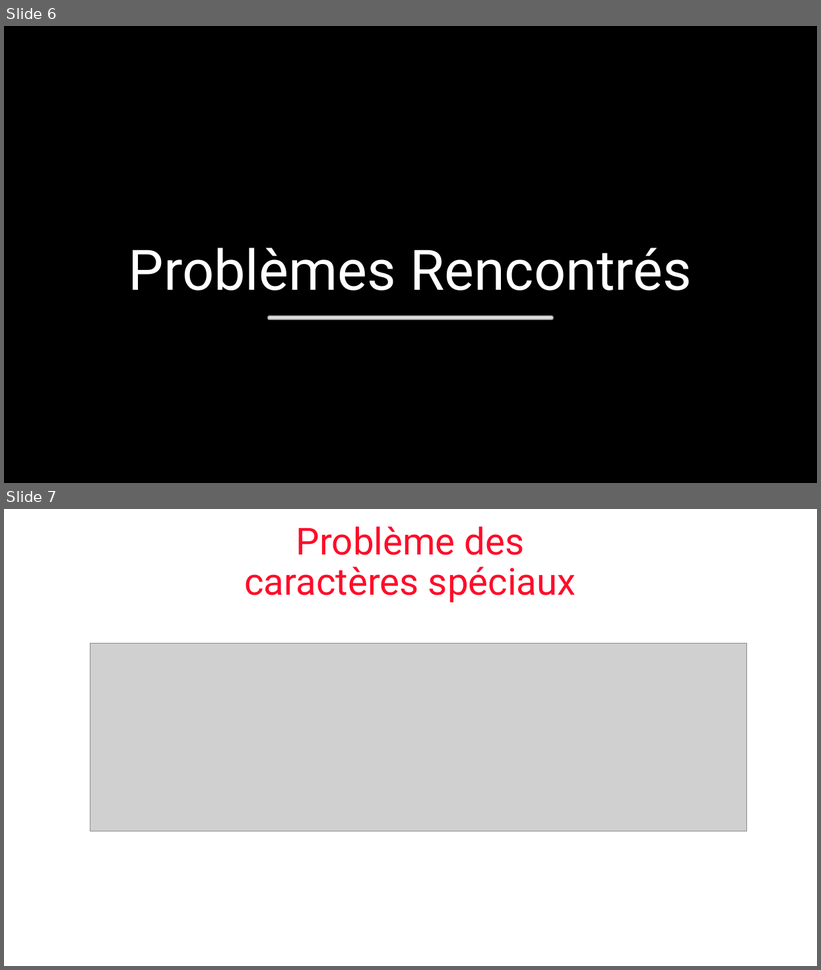
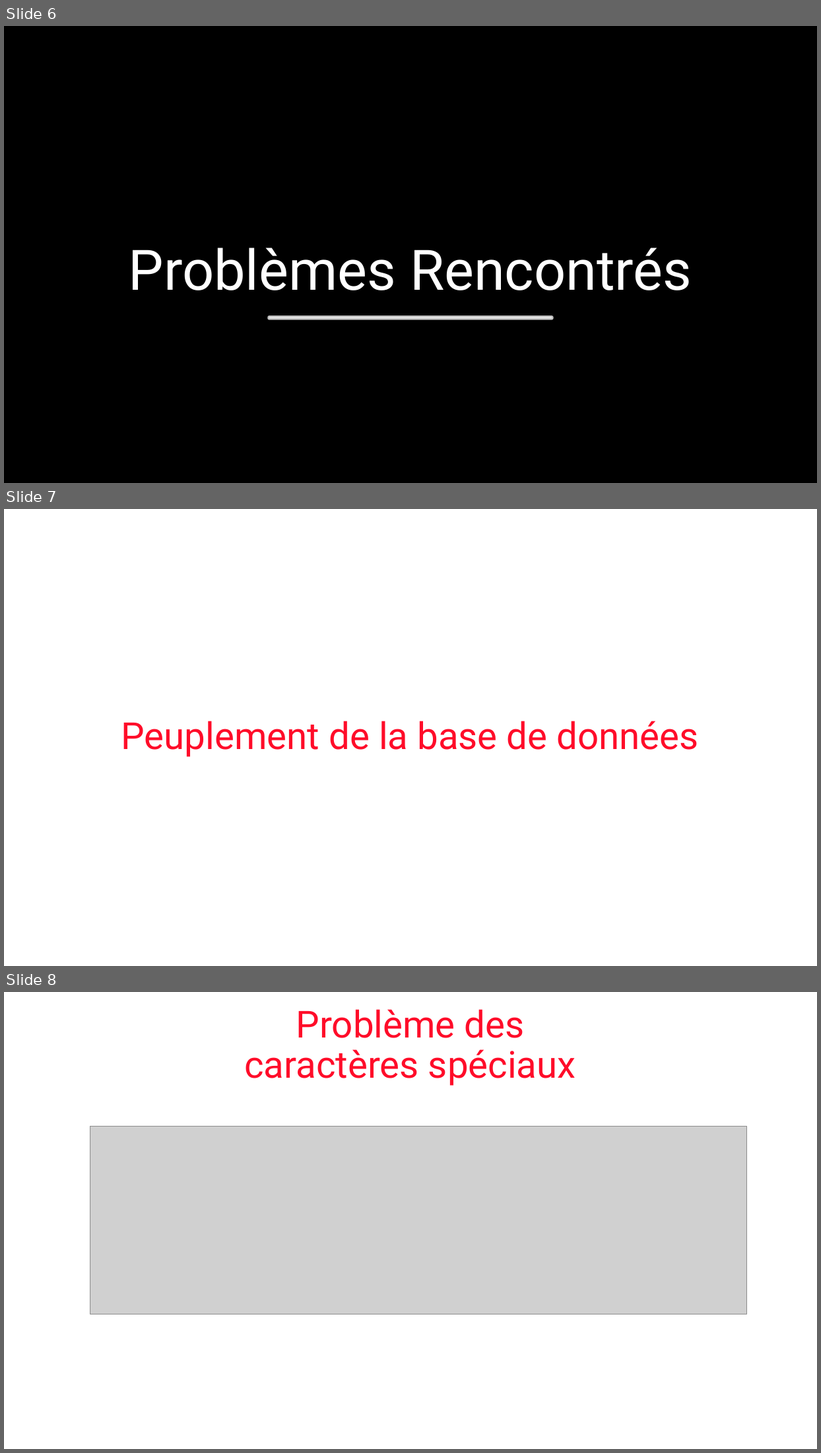
Before and after one commit to GabrielCoquillet/pokedex, a slide deck: Pokedex.odp. Shown one above the other, each under a label of ours: slides 6 and 7 before the commit, slides 6, 7 and 8 after it. The pictures are 821x970 and 821x1453 pixels, drawn with LibreOffice and Linux fonts; fonts in the diff are those of the drawing; grey boxes stand for pictures; background and template pictures are left out; a plain dark background stands for a picture behind light text. Boxes give left, top, right and bottom in pixels: in the first picture for what was removed or moved away, otherwise in the second. Text is boxed around its words. In the diff, an @@ line names an element or a change of style, - is before the commit and + after.

```diff
--- a/Pokedex.odp
+++ b/Pokedex.odp
@@ slide 7 added at [4,509,817,966], background picture (left out) @@
@@ title added at [121,721,699,757], 44 pt, text #FF0C29 @@
+Peuplement de la base de données
@@ what was slide 7 is now slide 8 @@
```
Also in this commit, not shown: 5 slides changed, 2 other slides added, 1 slide removed.
